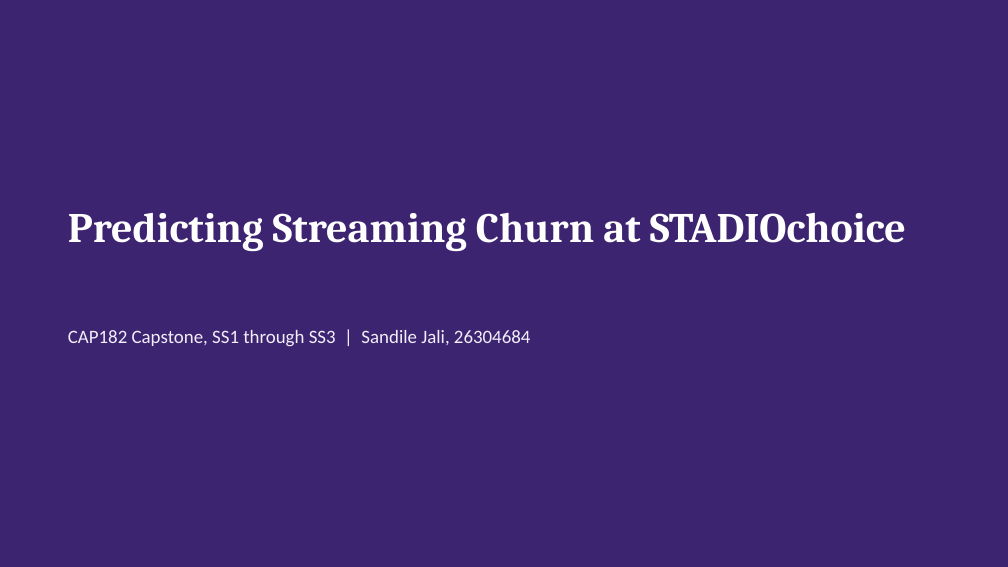
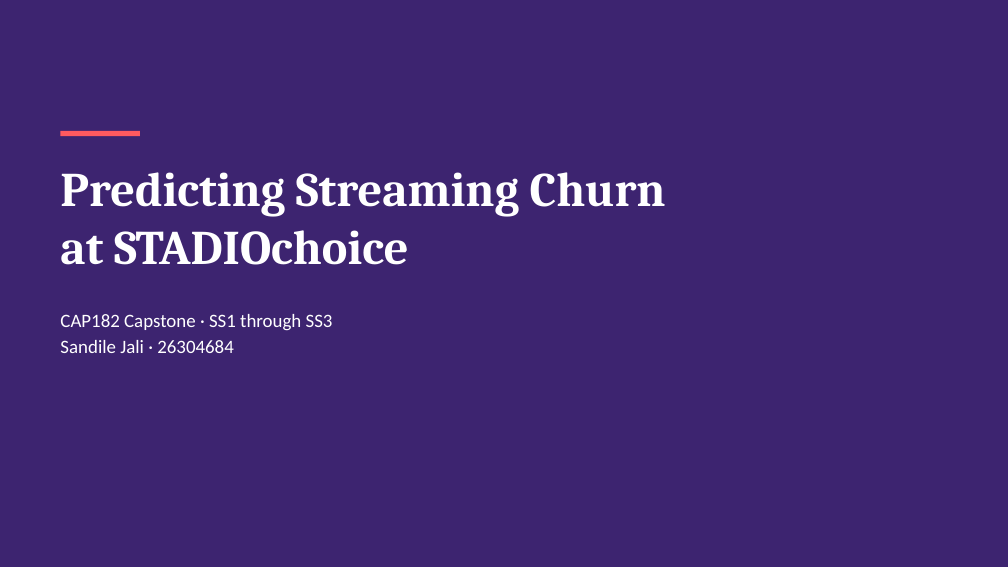
Before and after one commit to SandileJ/CAP182_SS1_SS2, a slide deck: slide 1 of SS3_PartC_Presentation.pptx. Drawn at 1008x567 pixels with LibreOffice and Linux fonts; fonts in the diff are those of the drawing. Boxes give left, top, right and bottom in pixels: in the first picture for what was removed or moved away, otherwise in the second. Text is boxed around its words. In the diff, an @@ line names an element or a change of style, - is before the commit and + after.

Commit message:
Finalize SS3 Part C slide deck layout
Manual layout and structure touch-ups in PowerPoint.

```diff
--- a/SS3_PartC_Presentation.pptx
+++ b/SS3_PartC_Presentation.pptx
@@ rectangle added at [60, 131, 140, 136], fill #FF5A5F @@
@@ title "Predicting Streaming Churn at STADIOchoice": place and size @@
-title "Predicting Streaming Churn at STADIOchoice" at [68, 212, 906, 252]
+title "Predicting Streaming Churn at STADIOchoice" at [60, 172, 666, 265]
@@ title "Predicting Streaming Churn at STADIOchoice" at [60, 172, 666, 265]: size 40 to 46 pt; vertical alignment top to middle @@
@@ text at [60, 314, 333, 353]: text changed; text colour #F2EDFA to #FFFFFF @@
-CAP182 Capstone, SS1 through SS3 | Sandile Jali, 26304684
+CAP182 Capstone · SS1 through SS3
+Sandile Jali · 26304684
```
Also in this commit, not shown: 14 other slides changed.
